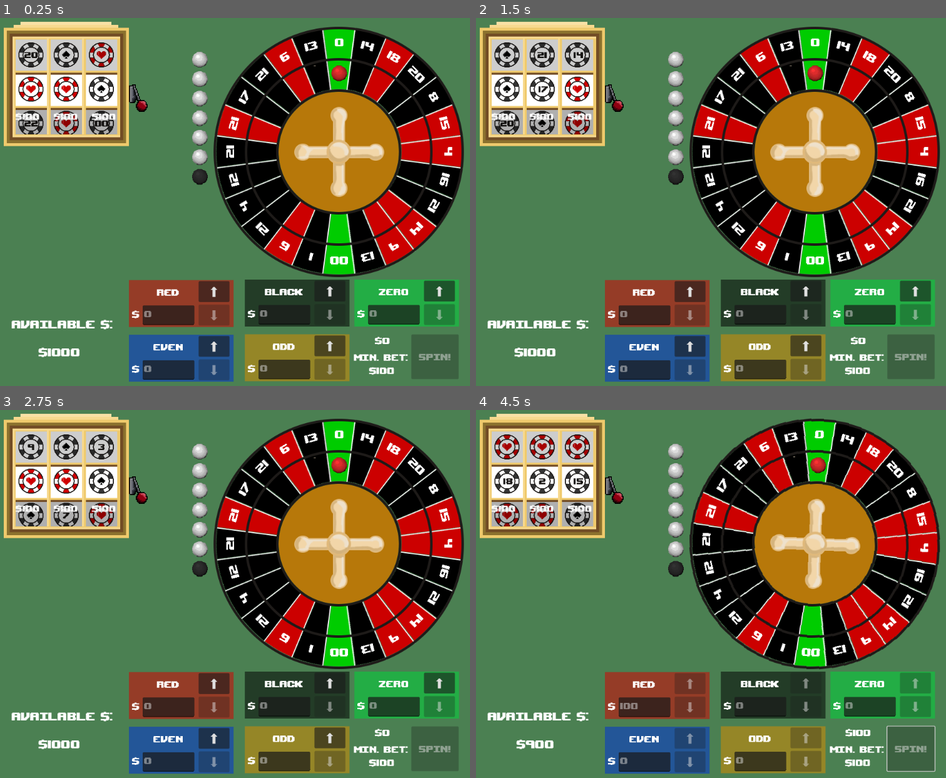
Above: before the commit, frames 1-4 (two rows, left to right).
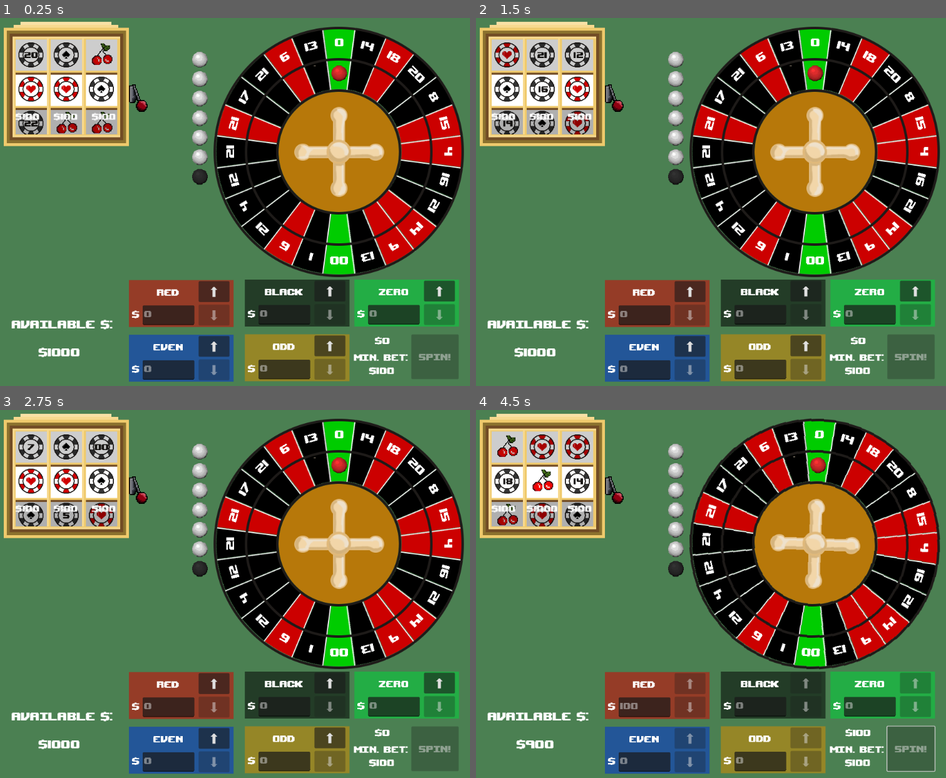
Above: after the commit, the same moments.

Repository: RossRKK/gmtk-game-jam-2025
Game: Godot game, scene res://scenes/roulette_scene.tscn
Two runs of this game, one before a commit and one after it. Both use one fixed random seed, a clock stepped at 60 frames per second and the inputs below. Sound files missing from this copy of the repository are replaced by a short silence.
Inputs (mouse positions are in pixels of both pictures, inside the frame that each line leads up to):
- Up to frame 1 (0.25 s): no input
- Up to frame 2 (1.5 s): click (508, 87) at 0.52 s; click (541, 87) at 1.27 s
- Up to frame 3 (2.75 s): click (103, 479) at 2.02 s
- Up to frame 4 (4.5 s): click "⬆" at 2.75 s; click (617, 476) at 3.5 s; click "Spin!" at 4.25 s

The runs differ from the first frame. In frame 1, 0.6% of the frame differs, in the area x 11-25%, y 6-32%; in frame 2, 0.2%; in frame 3, less than 0.1%; in frame 4, 0.8%, in the area x 3-23%, y 6-32%.

Commit message:
Added cherries

Diff:
--- a/scripts/event_bus.gd
+++ b/scripts/event_bus.gd
@@ -6,4 +6,4 @@
 signal spin_complete
 signal game_over
 signal announce_result(segment: Segment, winnings: float)
-signal segment_clicked(segment: Segment)
+signal segment_clicked(segment)
--- a/scripts/power_up.gd
+++ b/scripts/power_up.gd
@@ -6,6 +6,7 @@
 static var random: RandomNumberGenerator = RandomNumberGenerator.new()
 
 const BASIC_WEIGHT = 1
+const SEGEMENT_DUPLICATE_WEIGHT = 6
 
 @export var base_price: float = 100
 
@@ -13,8 +14,13 @@
 	var power_ups: Array = [
 		PowerUpMakeColour.new_black,
 		PowerUpMakeColour.new_red,
+		PowerUpDuplicateSegment.make,
 	]
-	var weights: Array[int] = [12 * BASIC_WEIGHT, 12 * BASIC_WEIGHT]
+	var weights: Array[int] = [
+		12 * BASIC_WEIGHT,
+		12 * BASIC_WEIGHT,
+		SEGEMENT_DUPLICATE_WEIGHT
+	]
 
 	for i in range(Game.get_instance().WHEEL_SIZE):
 		weights.append(BASIC_WEIGHT)
@@ -22,8 +28,6 @@
 
 	var power_up: PowerUp = power_ups[random.rand_weighted(weights)].call()
 
-	power_up.scale.x = 0.2
-	power_up.scale.y = 0.2
 
 	return power_up
 
--- /dev/null
+++ b/scripts/power_ups/power_up_duplicate_segment.gd
@@ -0,0 +1,28 @@
+class_name PowerUpDuplicateSegment
+extends PowerUp
+
+static func make() -> PowerUpDuplicateSegment:
+	var power_up = PowerUpDuplicateSegment.new()
+	power_up.texture_normal = preload("res://assets/png/power_cherries.png")
+	power_up.scale.x = 0.4
+	power_up.scale.y = 0.4
+	return power_up
+
+func _init() -> void:
+	base_price = 1_000.
+
+
+var base_segment: Segment = null
+
+func segment_clicked(segment: Segment) -> void:
+	if base_segment == null:
+		base_segment = segment
+	else:
+		segment.colour = base_segment.colour
+		segment.number = base_segment.number
+		segment.segment_effect = base_segment.segment_effect
+		game.event_bus.segment_clicked.disconnect(segment_clicked)
+
+func activate() -> void:
+	super.activate()
+	game.event_bus.segment_clicked.connect(segment_clicked)
--- a/scripts/power_ups/power_up_make_colour.gd
+++ b/scripts/power_ups/power_up_make_colour.gd
@@ -4,11 +4,15 @@
 static func new_black() -> PowerUpMakeColour:
 	var power_up = PowerUpMakeColour.new(Segment.RouletteColour.Black)
 	power_up.texture_normal = preload("res://assets/png/chip-black.png")
+	power_up.scale.x = 0.2
+	power_up.scale.y = 0.2
 	return power_up
 
 static func new_red() -> PowerUpMakeColour:
 	var power_up = PowerUpMakeColour.new(Segment.RouletteColour.Red)
 	power_up.texture_normal = preload("res://assets/png/chip-red.png")
+	power_up.scale.x = 0.2
+	power_up.scale.y = 0.2
 	return power_up
 
 var colour: Segment.RouletteColour
@@ -18,7 +22,7 @@
 	colour = c
 
 
-func segment_clicked(segment: Segment) -> void:
+func segment_clicked(segment) -> void:
 	segment.colour = colour
 	game.event_bus.segment_clicked.disconnect(segment_clicked)
 
--- a/scripts/power_ups/power_up_make_number.gd
+++ b/scripts/power_ups/power_up_make_number.gd
@@ -6,7 +6,8 @@
 static func make_with_number(num: int) -> PowerUpMakeNumber:
 	var power_up = PowerUpMakeNumber.new(num)
 	power_up.texture_normal = load("res://assets/png/nums/%02d.png" % num)
-
+	power_up.scale.x = 0.2
+	power_up.scale.y = 0.2
 	return power_up
 
 func _init(num: int) -> void:
Not shown, added: scripts/power_ups/power_up_duplicate_segment.gd.uid
Not shown, changed: scripts/power_ups/power_up_make_number.gd.uid
Not shown, changed: assets/affinity/number_chip.afphoto~lock~
